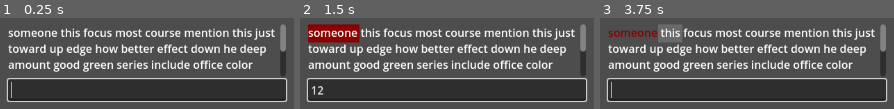
Above: before the commit, frames 1-3 (left to right).
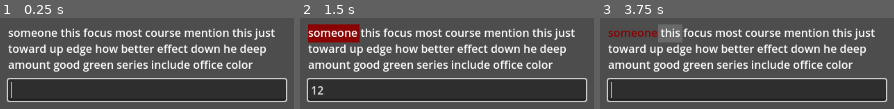
Above: after the commit, the same moments.

Repository: elensiel/typin-
Game: Godot game, scene res://scene/main.tscn
Two runs of this game, one before a commit and one after it. Both use one fixed random seed, a clock stepped at 60 frames per second and the inputs below.
Inputs (mouse positions are in pixels of both pictures, inside the frame that each line leads up to):
- Up to frame 1 (0.25 s): no input
- Up to frame 2 (1.5 s): click (447, 89) at 0.52 s; type "12" at 0.6 s; tap Enter at 1.25 s
- Up to frame 3 (3.75 s): tap Space at 2, 3.5 s; tap Enter at 2.75 s

The runs differ from the first frame. In frame 1, 1.0% of the frame differs, in the area x 95-98%, y 6-64%; in frame 2, 1.0%; in frame 3, 1.0%.

Commit message:
scrolling done

Diff:
--- a/resource/words.gd
+++ b/resource/words.gd
@@ -61,7 +61,7 @@
 	"door", "down", "draw", "dream", "drive", "drop", "during", "each", "early",
 	"east", "easy", "eat", "economy", "edge", "education", "effect", "effort",
 	"eight", "either", "element", "else", "end", "enjoy", "enough", "enter",
-	"entire", "environ", "equal", "especial", "even", "evening", "event",
+	"entire", "environment", "equal", "especially", "even", "evening", "event",
 	"ever", "every", "everyone", "exact", "example", "exist", "expect",
 	"explain", "express", "extra", "eye", "face", "fact", "fall", "family",
 	"far", "fast", "father", "fear", "feature", "feel", "field", "fight",
--- a/scene/main.tscn
+++ b/scene/main.tscn
@@ -35,6 +35,7 @@
 layout_mode = 2
 bbcode_enabled = true
 text = "some text"
+scroll_active = false
 hint_underlined = false
 
 [node name="MarginContainer2" type="MarginContainer" parent="CenterContainer/VBoxContainer"]
--- a/script/global/text_manager.gd
+++ b/script/global/text_manager.gd
@@ -4,18 +4,20 @@
 var text_label : RichTextLabel
 
 var current_text: Array[String] = []
+var total_char: int = 0
 
 func add_text() -> void:
-	for i in range(10):
-		current_text.append(Words.common_words.pick_random())
+	for i in range (50):
+		var word: String = Words.common_words.pick_random()
+		current_text.append(word)
+		total_char += word.length() + 1
 
 func randomize_text() -> void:
 	# resets
 	text_label.text = ""
 	current_text.clear()
 
-	for i in range(5):
-		add_text()
+	add_text()
 
 	TypingManager.current_word = current_text[0]
 	update()
@@ -24,6 +26,8 @@
 	text_label.text = "" # reset
 	for word in current_text:
 		text_label.append_text(word + " ")
+	scroll_update()
 
 func scroll_update() -> void:
-	pass
+	var current_line: int = text_label.get_character_line(TypingManager.current_char_idx)
+	text_label.scroll_to_line(current_line - 1)
--- a/script/global/typing_manager.gd
+++ b/script/global/typing_manager.gd
@@ -28,19 +28,20 @@
 	TextManager.update()
 
 func next_word() -> void:
+	# set necessary values
 	pointer += 1
 	current_char_idx += current_word.length() + 1
+	input.text = ""
 
-	if pointer > TextManager.current_text.size() / 2:
+	# appends 50 more words on 75% completion
+	if pointer > (TextManager.current_text.size() * 0.75):
 		TextManager.add_text()
 
 	current_word = TextManager.current_text[pointer]
 	TextManager.current_text[pointer] = set_text_bgcolor(current_word, "dimgray")
+	TextManager.update()
+	TextManager.scroll_update()
 
-	input.text = ""
-	TextManager.update()
-
-	TextManager.scroll_update()
 
 func set_text_color(word: String, color: String) -> String:
 	return "[color=" + color + "]" + word + "[/color]"
@@ -49,7 +50,9 @@
 	return "[bgcolor=" + color + "]" + word + "[/bgcolor]"
 
 func _on_input_text_changed(new_text: String) -> void:
-	if new_text.ends_with(" "):
+	if new_text.begins_with(" "): # accidental space
+		input.text = ""
+	elif new_text.ends_with(" "):
 		evaluate_word(new_text.trim_suffix(" "))
 		next_word()
 	else:
